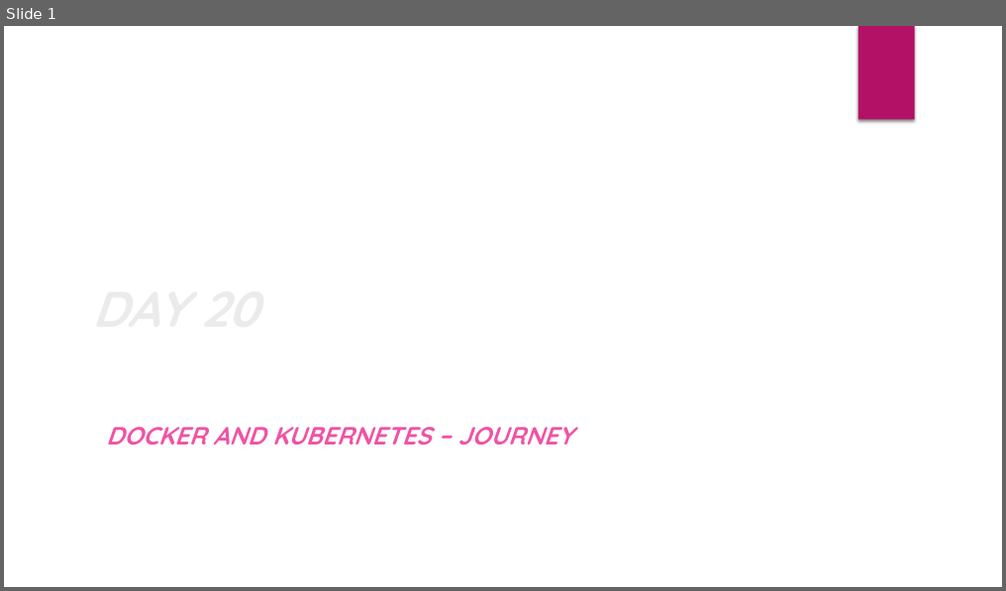
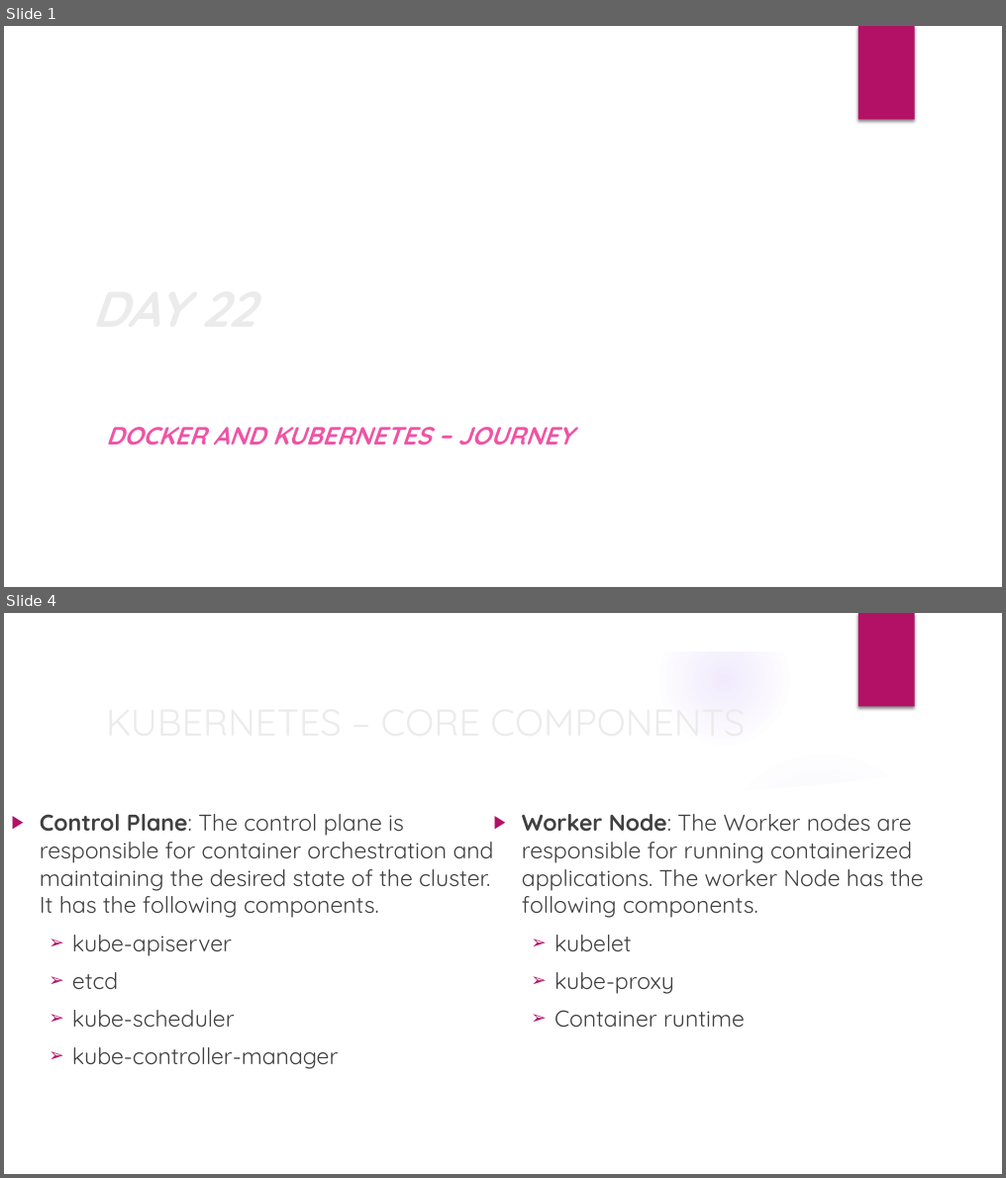
Before and after one commit to deepkumartraining/docker-k8s-April23, a slide deck: Day22/DockerAndKubernetes_Training-Day22.pptx. Shown one above the other, each under a label of ours: slide 1 before the commit, slides 1 and 4 after it; the slides between them are not shown. The pictures are 1006x591 and 1006x1178 pixels, drawn with LibreOffice and Linux fonts; fonts in the diff are those of the drawing; background and template pictures are left out. Boxes give left, top, right and bottom in pixels: in the first picture for what was removed or moved away, otherwise in the second. Text is boxed around its words. In the diff, an @@ line names an element or a change of style, - is before the commit and + after.

```diff
--- a/Day22/DockerAndKubernetes_Training-Day22.pptx
+++ b/Day22/DockerAndKubernetes_Training-Day22.pptx
@@ slide 4 added at (x1=4, y1=613, x2=1002, y2=1174), background picture (left out); not listed: 1 template element that a slide beside it also shows @@
@@ group added at (x1=4, y1=613, x2=1002, y2=1174): 5 ellipses, 3 freeform shapes @@
@@ title added at (x1=98, y1=692, x2=846, y2=750), 36 pt, text #EBEBEB @@
+KUBERNETES – CORE COMPONENTS
@@ text added at (x1=40, y1=814, x2=494, y2=1069), 22 pt, text #404040 @@
+▶ Control Plane: The control plane is responsible for container orchestration and maintaining the desired state of the cluster. It has the following components.
+  ➢ kube-apiserver
+  ➢ etcd
+  ➢ kube-scheduler
+  ➢ kube-controller-manager
@@ text added at (x1=522, y1=814, x2=924, y2=1027), 22 pt, text #404040 @@
+▶ Worker Node: The Worker nodes are responsible for running containerized applications. The worker Node has the following components.
+  ➢ kubelet
+  ➢ kube-proxy
+  ➢ Container runtime
@@ slide 1 changed as well @@
@@ title at (x1=84, y1=198, x2=807, y2=417): text changed @@
-DAY 20
+DAY 22
```
Also in this commit, not shown: 2 other slides changed, 9 other slides added, 1 slide removed, 3 other files.
